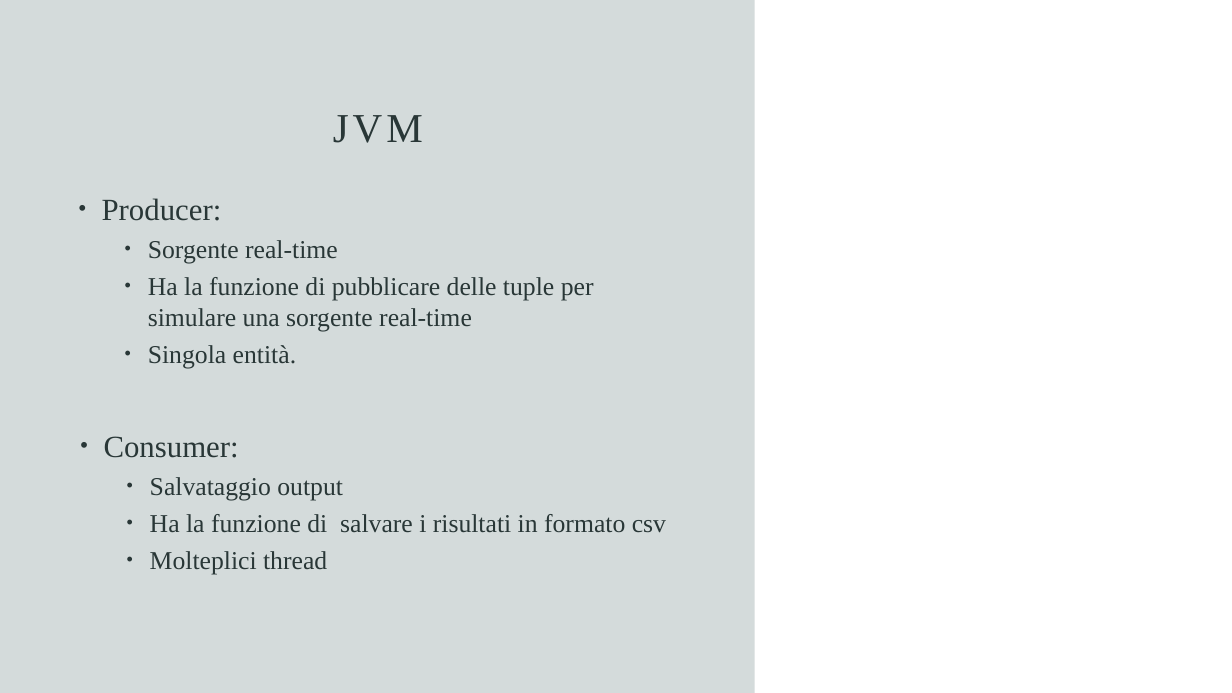
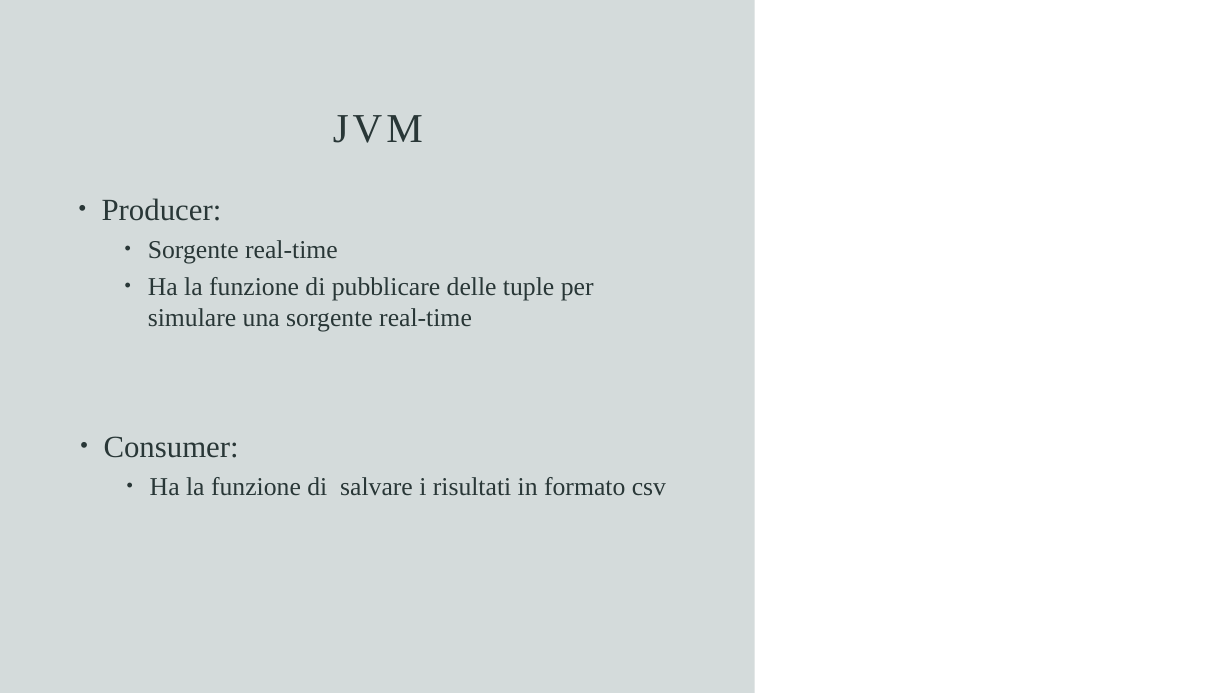
Before and after one commit to emelis-ptr/SABD2, a slide deck: slide 8 of documentazione/Presentazione - SABD.pptx. Drawn at 1232x693 pixels with LibreOffice and Linux fonts; fonts in the diff are those of the drawing. Boxes give left, top, right and bottom in pixels: in the first picture for what was removed or moved away, otherwise in the second. Text is boxed around its words. In the diff, an @@ line names an element or a change of style, - is before the commit and + after.

```diff
--- a/documentazione/Presentazione - SABD.pptx
+++ b/documentazione/Presentazione - SABD.pptx
@@ text at (148, 345, 296, 369): paragraph removed @@
-  • Singola entità.
@@ text at (150, 477, 343, 500): paragraph removed @@
-  • Salvataggio output
@@ text at (150, 551, 327, 575): paragraph removed @@
-  • Molteplici thread
```
Also in this commit, not shown: 2 other slides changed.
